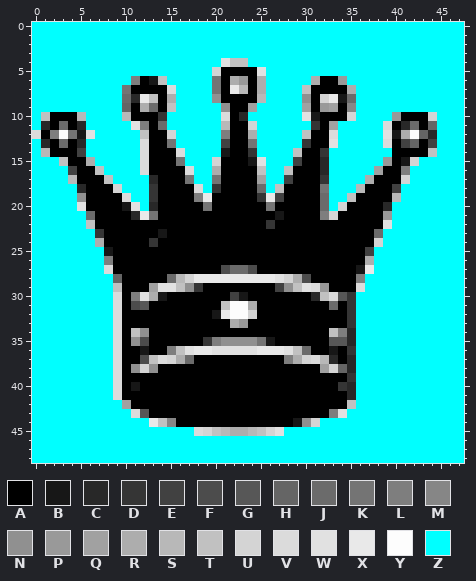
Pixel-art sprite: images/bq.gif. Above is the file before it was changed.
The file is 48x49 pixels. Colours within 5 levels of each other are drawn and written as one.
Palette (. is transparent): A #000000  B #171717  C #282828  D #353535  E #414141  F #4c4c4c  G #575757  H #656565  J #6b6b6b  K #747474  L #7e7e7e  M #868686  N #909090  P #999999  Q #a1a1a1  R #adadad  S #b8b8b8  T #c1c1c1  U #d4d4d4  V #dbdbdb  W #e1e1e1  X #e9e9e9  Y #fdfdfd  Z #00ffff
Pixels before, first column x 0:
 0 ZZZZZZZZZZZZZZZZZZZZZZZZZZZZZZZZZZZZZZZZZZZZZZZZ
 1 ZZZZZZZZZZZZZZZZZZZZZZZZZZZZZZZZZZZZZZZZZZZZZZZZ
 2 ZZZZZZZZZZZZZZZZZZZZZZZZZZZZZZZZZZZZZZZZZZZZZZZZ
 3 ZZZZZZZZZZZZZZZZZZZZZZZZZZZZZZZZZZZZZZZZZZZZZZZZ
 4 ZZZZZZZZZZZZZZZZZZZZZWTTZZZZZZZZZZZZZZZZZZZZZZZZ
 5 ZZZZZZZZZZZZZZZZZZZZUAAAAWZZZZZZZZZZZZZZZZZZZZZZ
 6 ZZZZZZZZZZZLABTZZZZZKARPARZZZZZRAAPZZZZZZZZZZZZZ
 7 ZZZZZZZZZZKAAAAVZZZZKAXSARZZZZTAAAARZZZZZZZZZZZZ
 8 ZZZZZZZZZZJCXTARZZZZNAAAASZZZZNAUXBJZZZZZZZZZZZZ
 9 ZZZZZZZZZZHARJATZZZZZNAAQZZZZZQAPQAMZZZZZZZZZZZZ
10 ZTAAASZZZZSAAADZZZZZZVACZZZZZZWBAAAUZZZZPAAAUZZZ
11 ZCAJACZZZZZWLAJZZZZZZSAAUZZZZZZDAQZZZZZVACJAHZZZ
12 VALYKBWZZZZZTAAUZZZZZLAARZZZZZTAAVZZZZZWBRYHCZZZ
13 ZCAJACZZZZZZVAAKZZZZZEAAKZZZZZDAAWZZZZZVAEHAEZZZ
14 ZSAAAEZZZZZZVAAAVZZZZBAADZZZZTAADZZZZZZZAAAATZZZ
15 ZZZTAARZZZZZVAAAKZZZUAAABWZZZEAACZZZZZZPABUZZZZZ
16 ZZZZEAATZZZZVAAAAVZZRAAAATZZTAAACZZZZZQAALZZZZZZ
17 ZZZZSAAATZZZZCAAAKZZKAAAAQZZEAAADZZZZRAAAUZZZZZZ
18 ZZZZZCAAAUZZZDAAAAVZDAAAAJZTAAAAKZZZSAAAEZZZZZZZ
19 ZZZZZNAAAAVZZDAAAALXAAAAADXEAAAAJZZTAAAASZZZZZZZ
20 ZZZZZWAAAABWZCAAAAAKAAAAAAKAAAAAJZUAAAACZZZZZZZZ
21 ZZZZZZJAAAACXKAAAAAAAAAAAAABAAAALUAAAAAPZZZZZZZZ
22 ZZZZZZTAAAAAAAAAAAAAAAAAAADAAAAAAAAAAAAWZZZZZZZZ
23 ZZZZZZZDAAAAAABAAAAAAAAAAAAAAAAAAAAAAAJZZZZZZZZZ
24 ZZZZZZZRAAAAADAAAAAAAAAAAAAAAAAAAAAAAAUZZZZZZZZZ
25 ZZZZZZZZBAAAAAAAAAAAAAAAAAAAAAAAAAAAAEZZZZZZZZZZ
26 ZZZZZZZZLAAAAAAAAAAAAAAAAAAAAAAAAAAAARZZZZZZZZZZ
27 ZZZZZZZZVAAAAAAAAAAAAFJJFAAAAAAAAAAABXZZZZZZZZZZ
28 ZZZZZZZZZHAAAAAJSUXXXXXXXXXWURFAAAAALZZZZZZZZZZZ
29 ZZZZZZZZZTAAAQWWTNDAAAAAAAAENTWVPAAAVZZZZZZZZZZZ
30 ZZZZZZZZZVALWRBAAAAAAAEBAAAAAAACTVGDZZZZZZZZZZZZ
31 ZZZZZZZZZVAFGAAAAAAAATYYRAAAAAAAAJADZZZZZZZZZZZZ
32 ZZZZZZZZZVAAAAAAAAAABXYYUAAAAAAAAAADZZZZZZZZZZZZ
33 ZZZZZZZZZVAAAAAAAAAAAARPAAAAAAAAAAADZZZZZZZZZZZZ
34 ZZZZZZZZZVATNAAAAAAAAAAAAAAAAAAAATLCZZZZZZZZZZZZ
35 ZZZZZZZZZVANFAAAAAADLNNNNKBAAAAAAGGCZZZZZZZZZZZZ
36 ZZZZZZZZZVAABAALTWXXWWWWWXXXWTJAABADZZZZZZZZZZZZ
37 ZZZZZZZZZVAAFTVURJAAAAAAAAAALRUVSCACZZZZZZZZZZZZ
38 ZZZZZZZZZVANUNAAAAAAAAAAAAAAAAAAQUHCZZZZZZZZZZZZ
39 ZZZZZZZZZVAAAAAAAAAAAAAAAAAAAAAAAAADZZZZZZZZZZZZ
40 ZZZZZZZZZVABAAAAAAAAAAAAAAAAAAAAAADCZZZZZZZZZZZZ
41 ZZZZZZZZZVAAAAAAAAAAAAAAAAAAAAAAAAACZZZZZZZZZZZZ
42 ZZZZZZZZZZQAAAAAAAAAAAAAAAAAAAAAAAATZZZZZZZZZZZZ
43 ZZZZZZZZZZZVGAAAAAAAAAAAAAAAAAAAALWZZZZZZZZZZZZZ
44 ZZZZZZZZZZZZZXTMAAAAAAAAAAAAABNUZZZZZZZZZZZZZZZZ
45 ZZZZZZZZZZZZZZZZZZVUTSRRSTUWZZZZZZZZZZZZZZZZZZZZ
46 ZZZZZZZZZZZZZZZZZZZZZZZZZZZZZZZZZZZZZZZZZZZZZZZZ
47 ZZZZZZZZZZZZZZZZZZZZZZZZZZZZZZZZZZZZZZZZZZZZZZZZ
48 ZZZZZZZZZZZZZZZZZZZZZZZZZZZZZZZZZZZZZZZZZZZZZZZZ
After the commit:
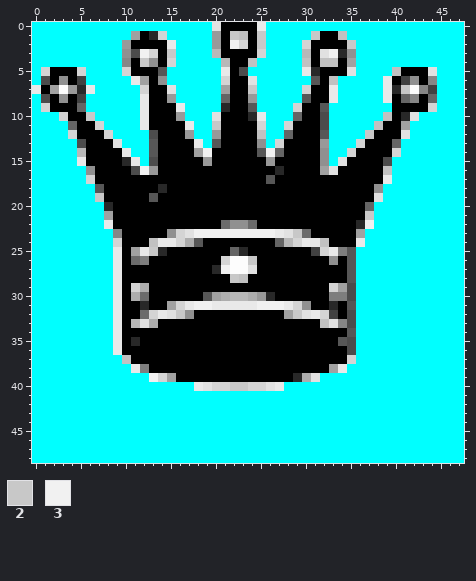
Colours new in this view: 2 #c8c8c8  3 #f1f1f1
Diff:
y 0: x 20..25 ZZZZZZ -> WAAAAX
y 1: x 11..14 ZZZZ -> QACU; x 20..25 ZZZZZZ -> PA2TA2; x 31..34 ZZZZ -> 2AAT
y 2: x 10..15 ZZZZZZ -> PAAAAX; x 20..25 ZZZZZZ -> PA3UA2; x 30..35 ZZZZZZ -> UAAAA2
y 3: x 10..15 ZZZZZZ -> NF3UA2; x 20..25 ZZZZZZ -> SAAAAU; x 30..35 ZZZZZZ -> SAW3CN
y 4: x 10..15 ZZZZZZ -> MA2NAU; x 21..24 WTTZ -> SAAT; x 30..35 ZZZZZZ -> TATTAQ
y 5: x 1..5 ZZZZZ -> UAAAU; x 10..14 ZZZZZ -> UAAAG; x 20..21 UA -> ZX; x 23..25 AAW -> FZZ; x 30..35 ZZZZZZ -> XCAAAW; x 40..44 ZZZZZ -> TAAAW
y 6: x 1..5 ZZZZZ -> FANAE; x 11..14 LABT -> XQAN; x 20..25 KARPAR -> ZUAAWZ; x 31 R -> G; x 33..34 AP -> TZ; x 39..44 ZZZZZZ -> XAENAM
y 7: x 0..6 ZZZZZZZ -> XAQYPCX; x 10..12 KAA -> ZZU; x 15 V -> W; x 20..25 KAXSAR -> ZQAA2Z; x 30 T -> U; x 33..35 AAR -> XZZ; x 39..44 ZZZZZZ -> XC2YME
y 8: x 1..5 ZZZZZ -> FANAE; x 10..11 JC -> ZZ; x 13 T -> A; x 15 R -> P; x 20..21 NA -> ZH; x 24..25 AS -> PZ; x 30 N -> G; x 32 U -> A; x 34..35 BJ -> ZZ; x 39..44 ZZZZZZ -> XAHMAH
y 9: x 1..5 ZZZZZ -> UAAAH; x 10..13 HARJ -> ZZXA; x 15..16 TZ -> AX; x 21 N -> C; x 24 Q -> G; x 29..30 ZQ -> UA; x 32..35 PQAM -> GZZZ; x 40..44 ZZZZZ -> AAAAU
y 10: x 1..3 TAA -> ZZU; x 5..6 SZ -> A2; x 10..12 SAA -> ZZX; x 14..16 DZZ -> AAP; x 20..21 ZV -> WA; x 23..25 CZZ -> ACX; x 29..35 ZWBAAAU -> HAAFZZZ; x 39..44 ZPAAAU -> TACWZZ
y 11: x 1..7 CAJACZZ -> ZZZHAAU; x 11..12 WL -> ZX; x 14..17 JZZZ -> AAAX; x 20..21 ZS -> 2A; x 24..25 UZ -> AU; x 28..33 ZZZDAQ -> UAAAFZ; x 38..39 ZV -> TA; x 41..44 CJAH -> QZZZ
y 12: x 0..8 VALYKBWZZ -> ZZZZUAAAU; x 12..13 TA -> ZF; x 15..17 UZZ -> AAP; x 20..21 ZL -> PA; x 24..25 RZ -> AT; x 28..30 ZZT -> HAA; x 32..33 AV -> GZ; x 37..44 ZZWBRYHC -> 2AAAWZZZ
y 13: x 1..9 CAJACZZZZ -> ZZZZFAAAW; x 12..13 VA -> ZG; x 15..18 KZZZ -> AAAX; x 20..21 ZE -> GA; x 24..25 KZ -> AN; x 27..30 ZZZD -> UAAA; x 32..33 AW -> PZ; x 36..44 ZZZVAEHAE -> UAAAHZZZZ
y 14: x 1..10 SAAAEZZZZZ -> ZZZZSAAAAX; x 12..13 VA -> ZG; x 16..21 VZZZZB -> AAQ3AA; x 24..29 DZZZZT -> AG3HAA; x 32 D -> N; x 35..44 ZZZZZAAAAT -> UAAAAUZZZZ
y 15: x 3..13 TAARZZZZZVA -> ZZXAAAACXZF; x 16..20 KZZZU -> AAAPA; x 24..29 BWZZZE -> AAPAAA; x 32 C -> N; x 34..42 ZZZZZPABU -> WAAAAFZZZ
y 16: x 4..13 EAATZZZZVA -> ZZNAAAAF3P; x 17..20 VZZR -> AAAA; x 25..28 TZZT -> AACA; x 32..41 CZZZZZQAAL -> QWAAAAATZZ
y 17: x 4..6 SAA -> ZZU; x 8..13 TZZZZC -> AAAAAA; x 17..20 KZZK -> AAAA; x 25..28 QZZE -> AGAA; x 32..37 DZZZZR -> AAAAAA; x 39..41 AAU -> XZZ
y 18: x 5..7 CAA -> ZZG; x 9..14 UZZZDA -> AAAAAC; x 18..20 VZD -> AAA; x 25..27 JZT -> AAA; x 32..36 KZZZS -> AAAAA; x 38..40 AAE -> NZZ
y 19: x 5..7 NAA -> ZZ2; x 10..13 VZZD -> AAAG; x 18..19 LX -> AA; x 25..27 DXE -> AAA; x 32..35 JZZT -> AAAA; x 38..40 AAS -> WZZ
y 20: x 5..8 WAAA -> ZZZC; x 10..13 BWZC -> AAAA; x 19 K -> A; x 26 K -> A; x 32..34 JZU -> AAA; x 37..39 AAC -> HZZ
y 21: x 6..8 JAA -> ZZQ; x 11..13 CXK -> AAA; x 27 B -> A; x 32..33 LU -> AA; x 37..39 AAP -> 2ZZ
y 22: x 6..8 TAA -> ZZX; x 21..24 AAAA -> JNNJ; x 26 D -> A; x 36..39 AAAW -> C3ZZ
y 23: x 7..9 DAA -> ZZM; x 14..30 BAAAAAAAAAAAAAAAA -> ANUW333333333XW2J; x 36..38 AAJ -> QZZ
y 24: x 7..9 RAA -> ZZU; x 13..18 DAAAAA -> TXXURG; x 27..32 AAAAAA -> HSUXXT; x 36..38 AAU -> XZZ
y 25: x 8..9 BA -> ZX; x 11..14 AAAA -> QX2C; x 22..23 AA -> HC; x 31..37 AAAAAAE -> EUXLGZZ
y 26: x 8..9 LA -> ZX; x 11..12 AA -> JL; x 21..24 AAAA -> UYY2; x 33 A -> N; x 35..37 AAR -> GZZ
y 27: x 8..9 VA -> ZX; x 20..24 AFJJF -> C3YYW; x 35..37 ABX -> GZZ
y 28: x 9 H -> X; x 15..30 JSUXXXXXXXXXWURF -> AAAAAAA2TAAAAAAA; x 35..36 AL -> GZ
y 29: x 9 T -> X; x 11..18 AAQWWTND -> URAAAAAA; x 27..36 ENTWVPAAAV -> AAAAAAUQFZ
y 30: x 9 V -> X; x 11..14 LWRB -> RJAA; x 19..26 AAAEBAAA -> GQRSSRPC; x 31..35 CTVGD -> AALLF
y 31: x 9 V -> X; x 11..12 FG -> AC; x 15..30 AAAAAATYYRAAAAAA -> QUX33XXXXX333XUN; x 33 J -> C; x 35 D -> G
y 32: x 9 V -> X; x 12..17 AAAAAA -> JUXW2N; x 20..24 BXYYU -> AAAAA; x 28..33 AAAAAA -> Q2WXUE; x 35 D -> F
y 33: x 9 V -> X; x 11..13 AAA -> SWR; x 22..23 RP -> AA; x 32..35 AAAD -> TWMF
y 34: x 9 V -> X; x 11..12 TN -> AA; x 33..35 TLC -> AAG
y 35: x 9 V -> X; x 11..12 NF -> CA; x 19..26 DLNNNNKB -> AAAAAAAA; x 33 G -> A; x 35 C -> F
y 36: x 9 V -> X; x 12 B -> A; x 15..30 LTWXXWWWWWXXXWTJ -> AAAAAAAAAAAAAAAA; x 33 B -> A; x 35 D -> F
y 37: x 9..10 VA -> ZT; x 12..17 FTVURJ -> AAAAAA; x 28..33 LRUVSC -> AAAAAA; x 35 C -> U
y 38: x 9..13 VANUN -> ZZXLA; x 32..35 QUHC -> AQXZ
y 39: x 9..15 VAAAAAA -> ZZZZ3UQ; x 29..35 AAAAAAD -> CRWZZZZ
y 40: x 9..35 VABAAAAAAAAAAAAAAAAAAAAAADC -> ZZZZZZZZZXWUU22UUWXZZZZZZZZ
y 41: x 9..35 VAAAAAAAAAAAAAAAAAAAAAAAAAC -> ZZZZZZZZZZZZZZZZZZZZZZZZZZZ
y 42: x 10..35 QAAAAAAAAAAAAAAAAAAAAAAAAT -> ZZZZZZZZZZZZZZZZZZZZZZZZZZ
y 43: x 11..34 VGAAAAAAAAAAAAAAAAAAAALW -> ZZZZZZZZZZZZZZZZZZZZZZZZ
y 44: x 13..31 XTMAAAAAAAAAAAAABNU -> ZZZZZZZZZZZZZZZZZZZ
y 45: x 18..27 VUTSRRSTUW -> ZZZZZZZZZZ
Where, in picture pixels (left, top, right, bottom), the same in both pictures:
changed: (32, 22, 437, 436)
